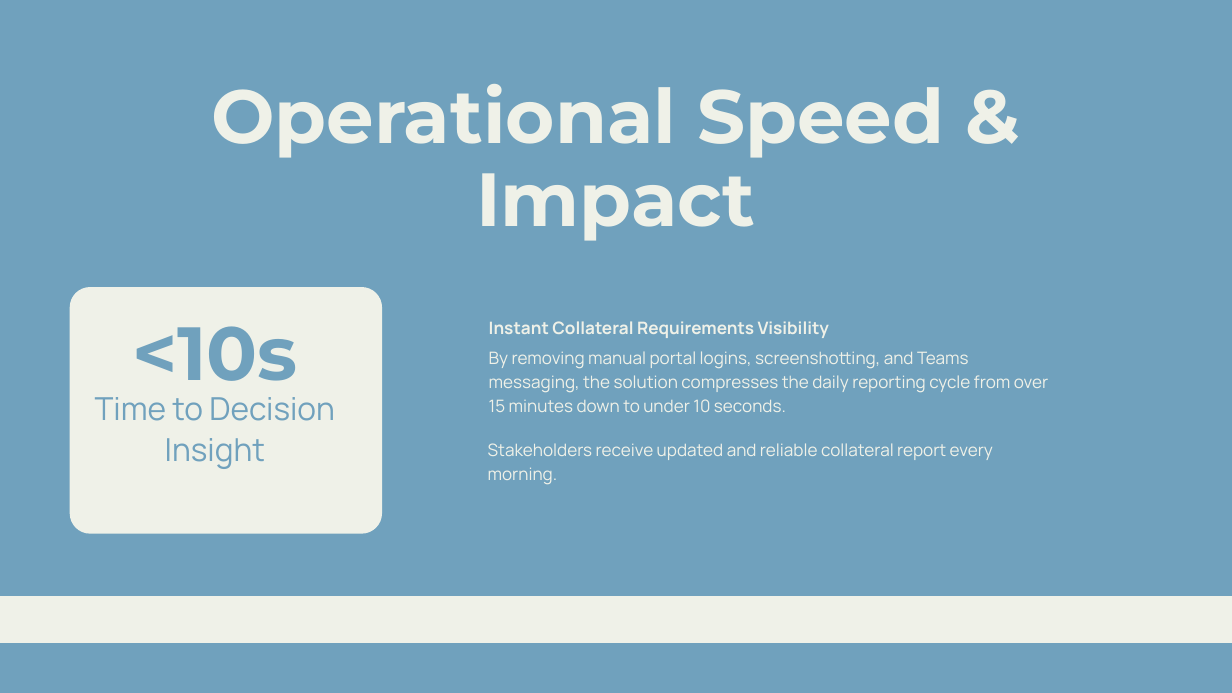
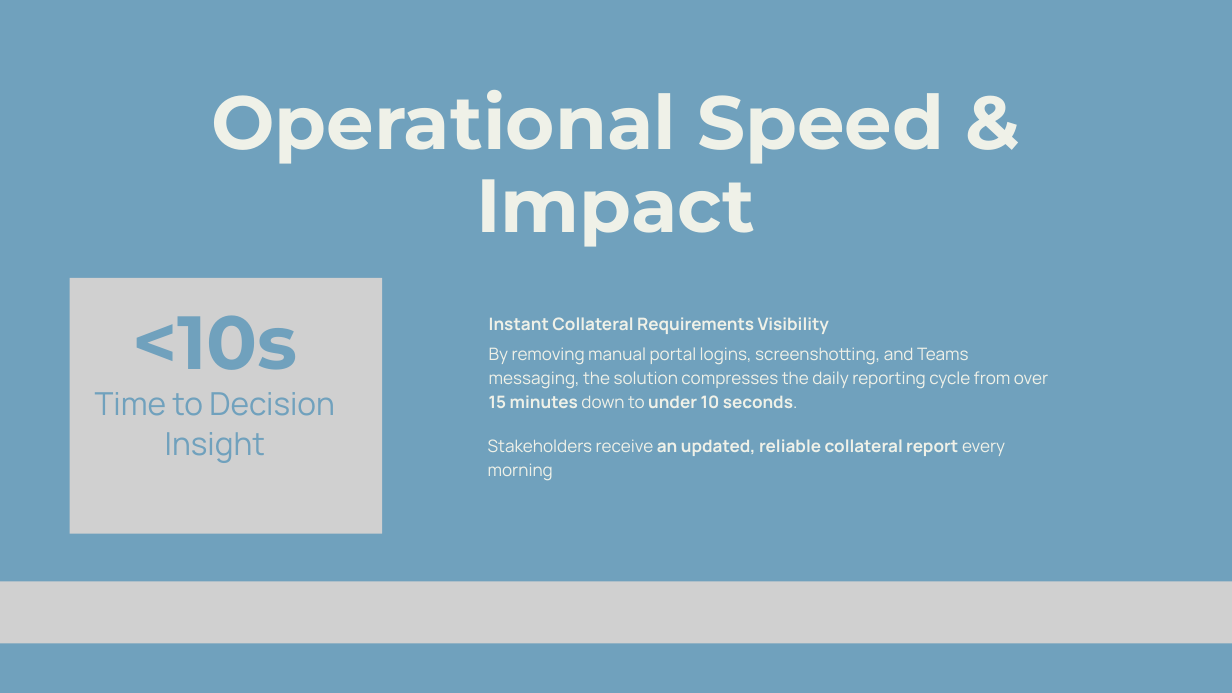
Before and after one commit to sgarciapuga/Work_Portfolio, a slide deck: slide 5 of fx-prime-brokerage-collateral/presentation/fx-primer-broker-collateral.pptx. Drawn at 1232x693 pixels with LibreOffice and Linux fonts; fonts in the diff are those of the drawing; grey boxes stand for pictures. Boxes give left, top, right and bottom in pixels: in the first picture for what was removed or moved away, otherwise in the second. Text is boxed around its words. In the diff, an @@ line names an element or a change of style, - is before the commit and + after.

```diff
--- a/fx-prime-brokerage-collateral/presentation/fx-primer-broker-collateral.pptx
+++ b/fx-prime-brokerage-collateral/presentation/fx-primer-broker-collateral.pptx
@@ text "Operational Speed & Impact": place and size @@
-text "Operational Speed & Impact" at <box>212,84,945,241</box>
+text "Operational Speed & Impact" at <box>212,90,945,247</box>
@@ text "<10s" rewrapped from <box>132,326,298,398</box> to <box>132,315,298,370</box> @@
@@ freeform shape removed at <box>70,287,382,533</box> @@
@@ picture added at <box>70,278,382,533</box> @@
@@ text "Instant Collateral Requirements Visibility": place and size @@
-text "Instant Collateral Requirements Visibility" at <box>489,321,829,338</box>
+text "Instant Collateral Requirements Visibility" at <box>489,317,829,334</box>
@@ text "By removing manual portal logins, ..." at <box>489,347,1048,408</box>: bold on in "15 minutes under 10 seconds." @@
@@ text "Time to Decision Insight": place and size @@
-text "Time to Decision Insight" at <box>95,397,335,469</box>
+text "Time to Decision Insight" at <box>95,392,335,463</box>
@@ text at <box>488,439,1005,481</box>: text changed; bold on @@
-Stakeholders receive updated and reliable collateral report every morning.
+Stakeholders receive an updated, reliable collateral report every morning
@@ freeform shape removed at <box>0,596,1232,644</box> @@
@@ picture added at <box>0,582,1232,643</box> @@
```
Also in this commit, not shown: 13 other slides changed, 3 other files.
